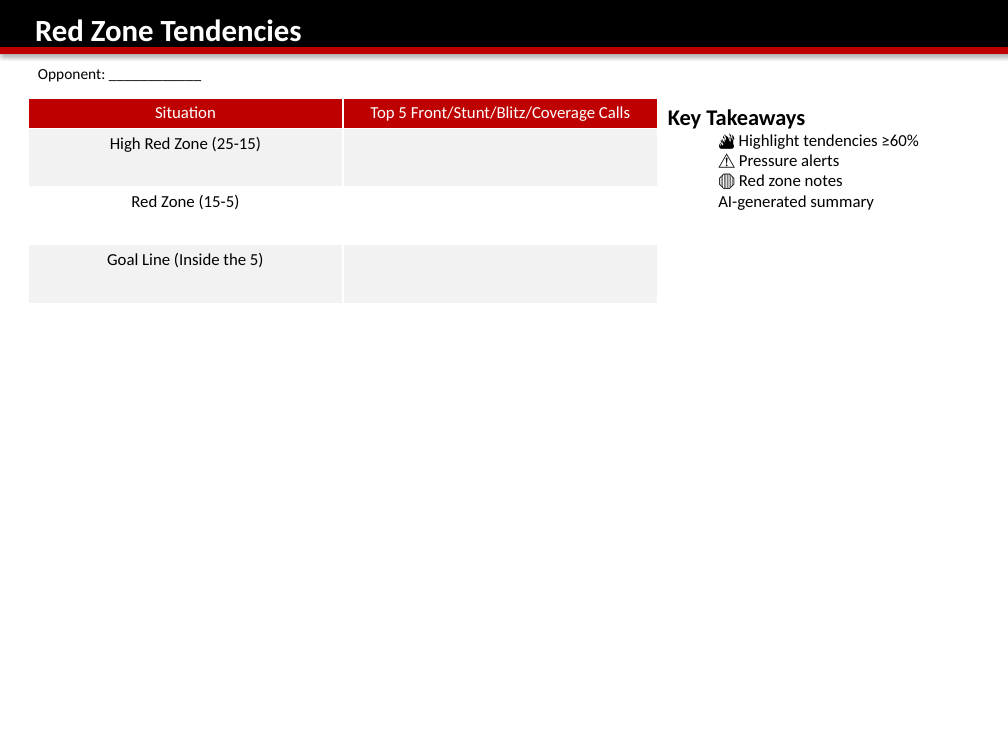
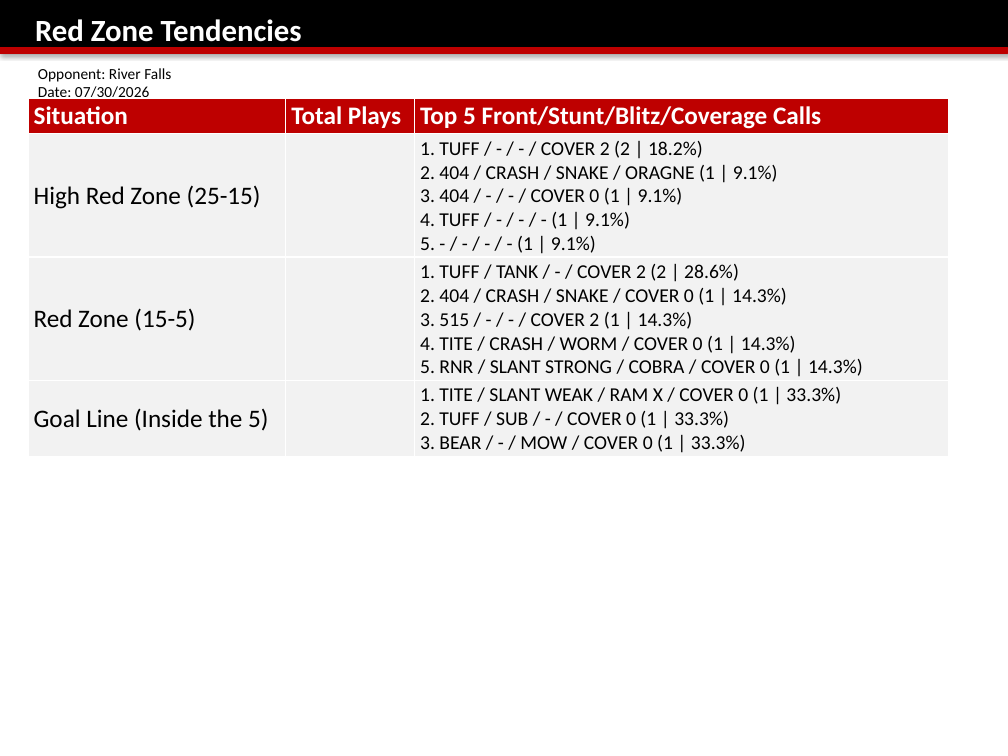
Before and after one commit to coacheigenberger/app-based-off-report, a slide deck: slide 5 of MASTER DEF Breakdown Template.pptx. Drawn at 1008x756 pixels with LibreOffice and Linux fonts; fonts in the diff are those of the drawing; background and template pictures are left out. Boxes give left, top, right and bottom in pixels: in the first picture for what was removed or moved away, otherwise in the second. Text is boxed around its words. In the diff, an @@ line names an element or a change of style, - is before the commit and + after.

```diff
--- a/MASTER DEF Breakdown Template.pptx
+++ b/MASTER DEF Breakdown Template.pptx
@@ text at [38, 68, 171, 102]: text changed @@
-Opponent: ____________
+Opponent: River Falls Date: 07/30/2026
@@ table removed at [28, 98, 657, 303], 4 rows, 2 columns @@
-Situation | Top 5 Front/Stunt/Blitz/Coverage Calls
-High Red Zone (25-15) | 
-Red Zone (15-5) | 
-Goal Line (Inside the 5) | 
@@ table added at [28, 98, 950, 456], 4 rows, 3 columns @@
+Situation | Total Plays | Top 5 Front/Stunt/Blitz/Coverage Calls
+High Red Zone (25-15) |  | 1. TUFF / - / - / COVER 2 (2 | 18.2%) / 2. 404 / CRASH / SNAKE / ORAGNE (1 | 9.1%) / 3. 404 / - / - / COVER 0 (1 | 9.1%) / 4. TUFF / - / - / - (1 | 9.1%) / 5. - / - / - / - (1 | 9.1%)
+Red Zone (15-5) |  | 1. TUFF / TANK / - / COVER 2 (2 | 28.6%) / 2. 404 / CRASH / SNAKE / COVER 0 (1 | 14.3%) / 3. 515 / - / - / COVER 2 (1 | 14.3%) / 4. TITE / CRASH / WORM / COVER 0 (1 | 14.3%) / 5. RNR / SLANT STRONG / COBRA / COVER 0 (1 | 14.3%)
+Goal Line (Inside the 5) |  | 1. TITE / SLANT WEAK / RAM X / COVER 0 (1 | 33.3%) / 2. TUFF / SUB / - / COVER 0 (1 | 33.3%) / 3. BEAR / - / MOW / COVER 0 (1 | 33.3%)
@@ text removed at [668, 109, 918, 210] @@
-Key Takeaways
-  🔥 Highlight tendencies ≥60%
-  ⚠️ Pressure alerts
-  🛑 Red zone notes
-  AI-generated summary
```
Also in this commit, not shown: 5 other slides changed, 2 other files.
